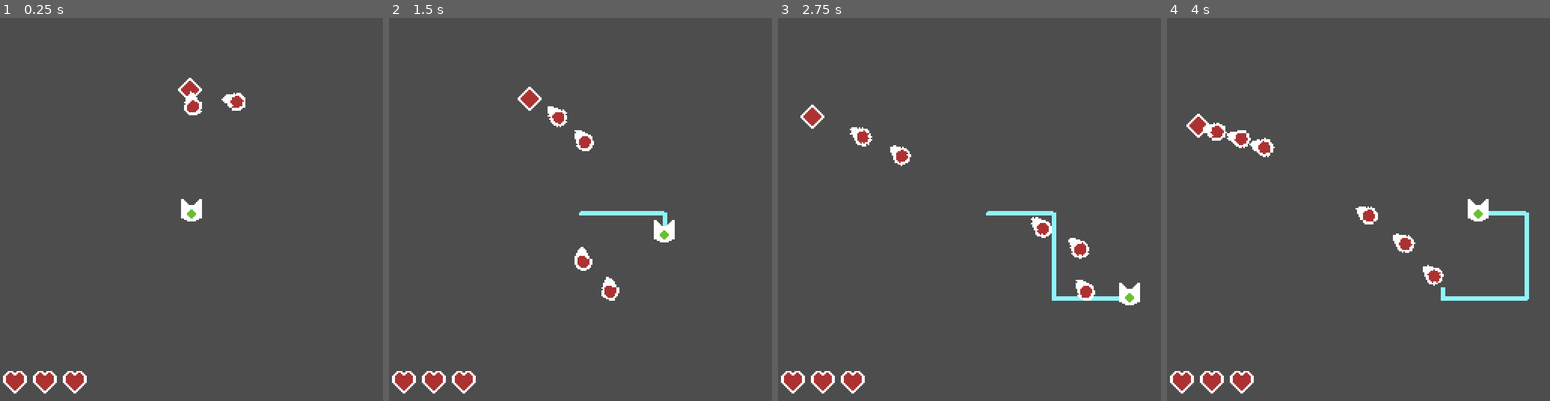
Above: before the commit, frames 1-4 (left to right).
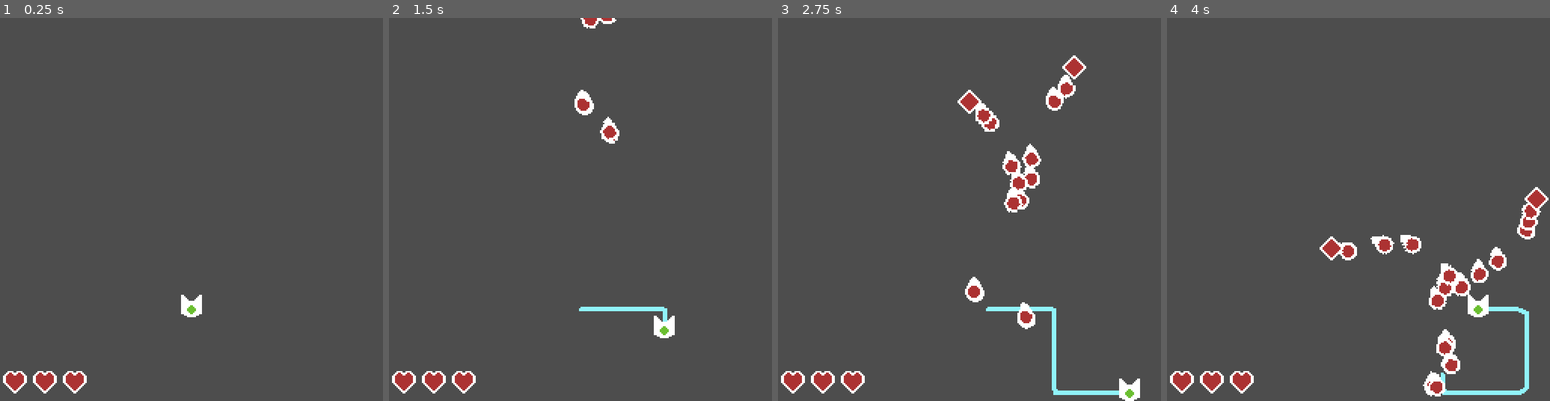
Above: after the commit, the same moments.

Repository: kennethbchen/Bullet-Wrangler-Game
Game: Godot game, scene res://Game.tscn
Same seed, same stepped clock (60 frames per second), same inputs: the game is played once before the commit and once after it.
Inputs:
- Up to frame 1 (0.25 s): no input
- Up to frame 2 (1.5 s): hold D (Right) 0.53-1.28 s; hold Space (Attack) 0.53-1.28 s; hold S (Down) from 1.28 s (still down); tap Space (Attack) at 1.35 s
- Up to frame 3 (2.75 s): release S (Down) at 2.03 s; hold D (Right) from 2.03 s (still down); hold Space (Attack) from 2.03 s (still down)
- Up to frame 4 (4 s): release D (Right) at 2.78 s; release Space (Attack) at 2.78 s; hold W (Up) 2.78-3.53 s; tap Space (Attack) at 2.85 s; hold A (Left) from 3.53 s (still down); hold Space (Attack) from 3.53 s (still down)

The runs differ from the first frame. In frame 1, 1.1% of the frame differs, in the area x 46-65%, y 15-79%; in frame 2, 2.8%; in frame 3, 5.7%; in frame 4, 6.1%, in the area x 5-100%, y 25-99%.

Commit message:
Started implementing enemy spawning

Diff:
--- a/Enemy.tscn
+++ b/Enemy.tscn
@@ -29,7 +29,6 @@
 step_cycles = 1
 
 [node name="Enemy" type="CharacterBody2D"]
-position = Vector2(128, 48)
 collision_mask = 4
 script = ExtResource("1_pe0w2")
 
--- a/Game.tscn
+++ b/Game.tscn
@@ -7,8 +7,10 @@
 [ext_resource type="Theme" uid="uid://b38ci0gydvl3p" path="res://Theme.tres" id="2_de36d"]
 [ext_resource type="Texture2D" uid="uid://dii53ypu8s4sr" path="res://Sprites/Heart.png" id="2_ebqge"]
 [ext_resource type="Script" path="res://Scripts/LineDrawer.gd" id="2_nfbc4"]
+[ext_resource type="Script" path="res://Scripts/Stopwatch.gd" id="2_xnt2p"]
 [ext_resource type="Texture2D" uid="uid://bqyrcjomob3vk" path="res://Sprites/Player.png" id="3_8cno4"]
 [ext_resource type="Texture2D" uid="uid://bmws0v53bodpa" path="res://Sprites/PlayerHurtbox.png" id="4_7p6tv"]
+[ext_resource type="Script" path="res://Scripts/EnemyOrchestrator.gd" id="6_fwqae"]
 [ext_resource type="PackedScene" uid="uid://dxsmy4ea4657t" path="res://LoopHitbox.tscn" id="7_rq6yi"]
 [ext_resource type="PackedScene" uid="uid://d2hpmn63vkd6g" path="res://Enemy.tscn" id="12_liglb"]
 [ext_resource type="Script" path="res://Scripts/TextureCounter.gd" id="14_mhgt6"]
@@ -30,6 +32,9 @@
 [node name="Game" type="Node2D" node_paths=PackedStringArray("game_over_ui")]
 script = ExtResource("1_hhm8g")
 game_over_ui = NodePath("GameOverUI")
+
+[node name="GameTimer" type="Node" parent="."]
+script = ExtResource("2_xnt2p")
 
 [node name="GameOverUI" type="CanvasLayer" parent="."]
 visible = false
@@ -132,24 +137,36 @@
 shape = SubResource("WorldBoundaryShape2D_y8ugp")
 one_way_collision = true
 
-[node name="EnemyPatrolPoints" type="Node" parent="."]
-
-[node name="1" type="Marker2D" parent="EnemyPatrolPoints"]
+[node name="AttackParent" type="Node" parent="."]
+
+[node name="EnemyOrchestrator" type="Node" parent="." node_paths=PackedStringArray("game_timer", "enemy_target")]
+script = ExtResource("6_fwqae")
+game_timer = NodePath("../GameTimer")
+enemy_scene = ExtResource("12_liglb")
+enemy_target = NodePath("../Player")
+max_enemies = 2
+
+[node name="SpawnPoint" type="Marker2D" parent="EnemyOrchestrator"]
+position = Vector2(128, -56)
+
+[node name="PatrolPoints" type="Node" parent="EnemyOrchestrator"]
+
+[node name="1" type="Marker2D" parent="EnemyOrchestrator/PatrolPoints"]
 position = Vector2(32, 64)
 
-[node name="2" type="Marker2D" parent="EnemyPatrolPoints"]
+[node name="2" type="Marker2D" parent="EnemyOrchestrator/PatrolPoints"]
 position = Vector2(224, 64)
 
-[node name="3" type="Marker2D" parent="EnemyPatrolPoints"]
+[node name="3" type="Marker2D" parent="EnemyOrchestrator/PatrolPoints"]
 position = Vector2(128, 48)
 
-[node name="4" type="Marker2D" parent="EnemyPatrolPoints"]
+[node name="4" type="Marker2D" parent="EnemyOrchestrator/PatrolPoints"]
 position = Vector2(128, 80)
 
-[node name="AttackParent" type="Node" parent="."]
+[node name="Enemies" type="Node" parent="EnemyOrchestrator"]
 
 [node name="Player" type="CharacterBody2D" parent="."]
-position = Vector2(128, 128)
+position = Vector2(128, 192)
 collision_layer = 0
 collision_mask = 4
 script = ExtResource("1_wwex1")
@@ -159,8 +176,7 @@
 shape = SubResource("RectangleShape2D_eq0el")
 
 [node name="Hurtbox" type="Area2D" parent="Player"]
-collision_layer = 0
-collision_mask = 3
+collision_mask = 6
 metadata/Area2DType = "Hurtbox"
 
 [node name="HurtboxShape" type="CollisionShape2D" parent="Player/Hurtbox"]
@@ -195,10 +211,6 @@
 position = Vector2(0, 3)
 texture = ExtResource("4_7p6tv")
 
-[node name="Enemy" parent="." node_paths=PackedStringArray("patrol_point_parent", "target_node") instance=ExtResource("12_liglb")]
-patrol_point_parent = NodePath("../EnemyPatrolPoints")
-target_node = NodePath("../Player")
-
 [connection signal="player_died" from="Player" to="." method="_on_player_died"]
 [connection signal="area_entered" from="Player/Hurtbox" to="Player" method="_on_hurtbox_area_entered"]
 [connection signal="body_entered" from="Player/Hurtbox" to="Player" method="_on_hurtbox_body_entered"]
--- a/Scripts/Enemy.gd
+++ b/Scripts/Enemy.gd
@@ -18,11 +18,13 @@
 
 var current_patrol_target: Node2D
 
-# Called when the node enters the scene tree for the first time.
-func _ready():
+func init(patrol_point_parent: Node, target_node: Node2D):
+	self.patrol_point_parent = patrol_point_parent
+	self.target_node = target_node
 	aim_system.init(target_node)
 
 	rand = RandomNumberGenerator.new()
+	rand.randomize()
 
 func _physics_process(delta):
 
--- /dev/null
+++ b/Scripts/EnemyOrchestrator.gd
@@ -0,0 +1,39 @@
+extends Node
+
+@export_category("Nodes")
+@export var game_timer: Stopwatch
+@export var enemy_scene: PackedScene
+@export var enemy_target: Node2D
+
+@export_category("Spawn Parameters")
+@export var enemy_spawn_delay: float = 15
+@export_range(1, 2, 1, "or_greater") var max_enemies: int = 1
+
+@onready var enemy_parent: Node = $Enemies
+@onready var spawn_point: Marker2D = $SpawnPoint
+@onready var patrol_points_parent: Node = $PatrolPoints
+
+
+
+# Called when the node enters the scene tree for the first time.
+func _ready():
+	assert(game_timer is Stopwatch)
+	assert(enemy_scene is PackedScene)
+	assert(enemy_target is Node2D)
+
+# Called every frame. 'delta' is the elapsed time since the previous frame.
+func _process(delta):
+
+	if get_num_enemies() < max_enemies:
+
+		var new_enemy = enemy_scene.instantiate() as Enemy
+		enemy_parent.add_child(new_enemy)
+
+		new_enemy.init(patrol_points_parent, enemy_target)
+		new_enemy.global_position = spawn_point.global_position
+
+
+
+
+func get_num_enemies() -> int:
+	return enemy_parent.get_child_count()
--- a/Scripts/Game.gd
+++ b/Scripts/Game.gd
@@ -1,12 +1,15 @@
 extends Node2D
 
 @export var game_over_ui: CanvasLayer
+
+@onready var game_timer = $GameTimer
 
 var game_over: bool = false
 
 # Called when the node enters the scene tree for the first time.
 func _ready():
 	game_over_ui.hide()
+	game_timer.start()
 
 
 # Called every frame. 'delta' is the elapsed time since the previous frame.
--- a/Scripts/Projectile.gd
+++ b/Scripts/Projectile.gd
@@ -13,9 +13,18 @@
 var original_owner: Node2D
 var current_owner: Node2D
 
+# Team system is gross workaround to make enemies not be able to hit each other
+enum TEAM {PLAYER, ENEMY}
+var current_team: TEAM = TEAM.ENEMY
+
 func init(owner: Node2D):
 	original_owner = owner
-	current_owner = owner
+	change_owner(owner)
+
+	if owner is Enemy:
+		current_team = TEAM.ENEMY
+	elif owner is Player:
+		current_team = TEAM.PLAYER
 
 	get_tree().create_timer(lifespan).timeout.connect(queue_free)
 
@@ -36,6 +45,13 @@
 
 func change_owner(new_owner: Node2D):
 	current_owner = new_owner
+
+	if current_owner is Enemy:
+		current_team = TEAM.ENEMY
+	elif current_owner is Player:
+		current_team = TEAM.PLAYER
+
+
 
 func return_to_owner():
 
@@ -59,4 +75,10 @@
 		)
 
 func can_damage(node: Node2D) -> bool:
-	return node != current_owner
+
+	if (node is Enemy and current_team == TEAM.ENEMY) \
+		or (node is Player and current_team == TEAM.PLAYER):
+
+		return false
+	else:
+		return node != current_owner
--- /dev/null
+++ b/Scripts/Stopwatch.gd
@@ -0,0 +1,11 @@
+extends Node
+
+class_name Stopwatch
+
+var start_time: float = -1
+
+func start():
+	start_time = Time.get_ticks_msec()
+
+func get_elapsed_seconds():
+	return (Time.get_ticks_msec() - start_time) / 1000
Not shown: 1 places in Game.tscn that only renumber resources
